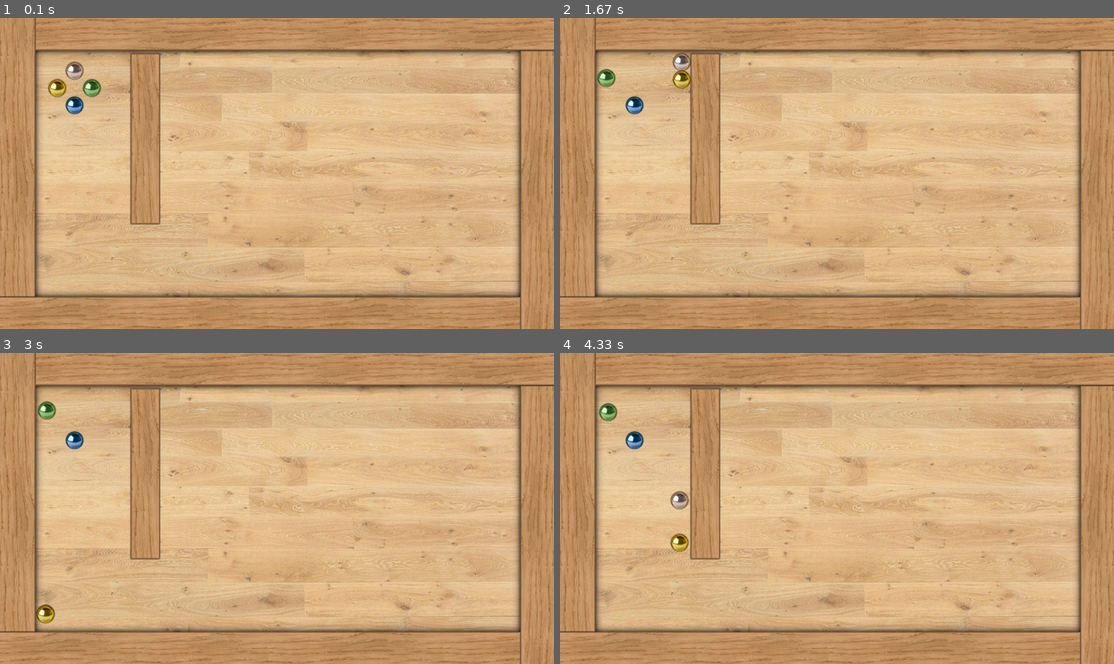
Above: before the commit, frames 1-4 (two rows, left to right).
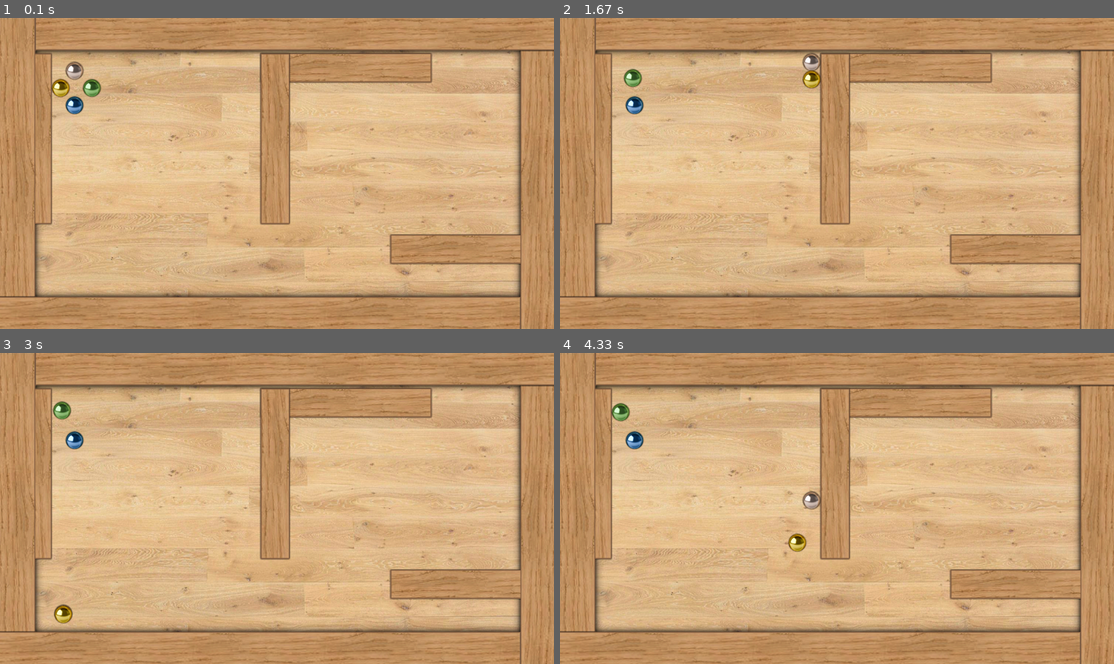
Above: after the commit, the same moments.

Repository: SavrajSian/FPGA-Maze-Game
Game: pygame game, started from pygame_test.py
The game is run twice, just before and just after one commit, with the same random seed, the same clock (stepped at 60 frames per second) and the same inputs.
Inputs:
- Up to frame 1 (0.1 s): no input
- Up to frame 2 (1.67 s): hold Right 0.33-0.8 s; hold Up 0.83-1.13 s; hold W 0.83-1.13 s; tap J at 0.9, 1.23, 1.53 s; tap I at 0.98 s; hold Right 1.17-1.63 s; hold D 1.17-1.63 s; tap K at 1.32 s
- Up to frame 3 (3 s): hold Left 1.67-2.2 s; hold A 1.67-2.2 s; tap J at 1.73, 2.03, 2.3, 2.63, 2.93 s; hold Down 2.23-2.53 s; hold S 2.23-2.53 s; tap I at 2.38 s; hold Left 2.57-2.97 s; hold A 2.57-2.97 s; tap K at 2.72 s
- Up to frame 4 (4.33 s): hold Up 3-3.37 s; hold W 3-3.37 s; tap J at 3.07, 3.47, 3.77, 4.13 s; hold Right 3.4-4.03 s; hold D 3.4-4.03 s; tap I at 3.55 s; hold Down from 4.07 s (still down); hold S from 4.07 s (still down); tap K at 4.22 s

The runs differ from the first frame. In frame 1, 12% of the frame differs, in the area x 6-94%, y 11-80%; in frame 2, 13%; in frame 3, 12%; in frame 4, 13%.

Commit message:
can no longer fly through walls

Diff:
--- a/pygame_test.py
+++ b/pygame_test.py
@@ -65,29 +65,29 @@
 			#left hitbox
 			if (self.get_centre()[0] + self.halfsize > block.pos[0]) and\
 			   (self.get_centre()[0] - self.halfsize < block.pos[0] + 20) and\
-			   (self.get_centre()[1] + self.halfsize > block.pos[1] + 10) and\
-			   (self.get_centre()[1] - self.halfsize < block.pos[1] + block.rect.bottom - 10 and\
-			   (self.get_centre()[0] < block.pos[0])):	#so it doesn't interfere with bottom hitbox
+			   (self.get_centre()[1] + self.halfsize > block.pos[1] + 15) and\
+			   (self.get_centre()[1] - self.halfsize < block.pos[1] + block.rect.bottom - 15):# and\
+			   #(self.get_centre()[0] < block.pos[0])):	#so it doesn't interfere with bottom hitbox
 				self.pos[0] = block.pos[0] - self.size - 1
 				self.vel[0] = -self.vel[0]*restitution
 			#right hitbox
-			elif (self.get_centre()[0] + self.halfsize > block.pos[0] + block.rect.right - 20) and\
+			if (self.get_centre()[0] + self.halfsize > block.pos[0] + block.rect.right - 20) and\
 			   (self.get_centre()[0] - self.halfsize < block.pos[0] + block.rect.right) and\
-			   (self.get_centre()[1] + self.halfsize > block.pos[1] + 10) and\
-			   (self.get_centre()[1] - self.halfsize < block.pos[1] + block.rect.bottom - 10 and\
-			   (self.get_centre()[0] > block.pos[0] + block.rect.right)):	#so it doesn't interfere with bottom hitbox
+			   (self.get_centre()[1] + self.halfsize > block.pos[1] + 15) and\
+			   (self.get_centre()[1] - self.halfsize < block.pos[1] + block.rect.bottom - 20):# and\
+			   #(self.get_centre()[0] > block.pos[0] + block.rect.right)):	#so it doesn't interfere with bottom hitbox
 				self.pos[0] = block.pos[0] + block.rect.right - 3
 				self.vel[0] = -self.vel[0]*restitution
 			#up hitbox
-			elif (self.get_centre()[0] + self.halfsize > block.pos[0] + 3) and\
-			   (self.get_centre()[0] - self.halfsize < block.pos[0] + block.rect.right - 3) and\
+			if (self.get_centre()[0] + self.halfsize > block.pos[0] + 10) and\
+			   (self.get_centre()[0] - self.halfsize < block.pos[0] + block.rect.right - 5) and\
 			   (self.get_centre()[1] + self.halfsize > block.pos[1]) and\
 			   (self.get_centre()[1] - self.halfsize < block.pos[1] + 20):
-				self.pos[1] = block.pos[1] - 1
+				self.pos[1] = block.pos[1] - self.size - 1
 				self.vel[1] = -self.vel[1]*restitution
 			#down hitbox
-			elif (self.get_centre()[0] + self.halfsize > block.pos[0] + 3) and\
-			   (self.get_centre()[0] - self.halfsize < block.pos[0] + block.rect.right - 3) and\
+			if (self.get_centre()[0] + self.halfsize > block.pos[0] + 10) and\
+			   (self.get_centre()[0] - self.halfsize < block.pos[0] + block.rect.right - 5) and\
 			   (self.get_centre()[1] + self.halfsize > block.pos[1] + block.rect.bottom - 20) and\
 			   (self.get_centre()[1] - self.halfsize < block.pos[1] + block.rect.bottom):
 				self.pos[1] = block.pos[1] + block.rect.bottom - 3
@@ -132,9 +132,11 @@
 
 class Level:
 	def __init__ (self, images, coords):
-		self.pairs = list(zip(images, coords))
-		self.block1 = Block(self.pairs[0][0], self.pairs[0][1])
-		self.blocks = [self.block1]
+		self.block1 = Block(images[0], coords[0])
+		self.block2 = Block(pygame.transform.rotate(images[0], 90), coords[1])
+		self.block3 = Block(images[0], coords[2])
+		self.block4 = Block(pygame.transform.rotate(images[0], 90), coords[3])
+		self.blocks = [self.block1, self.block2, self.block3, self.block4]
 
 
 class Block:
@@ -149,7 +151,7 @@
 	active_balls += 1
 
 block_images = [pygame.image.load("assets/block1.png")]
-level1_coords = [[300, 80]]
+level1_coords = [[50, 80], [600, 80], [600,80], [900,500]]
 
 level1 = Level(block_images, level1_coords)
 active_level = level1
